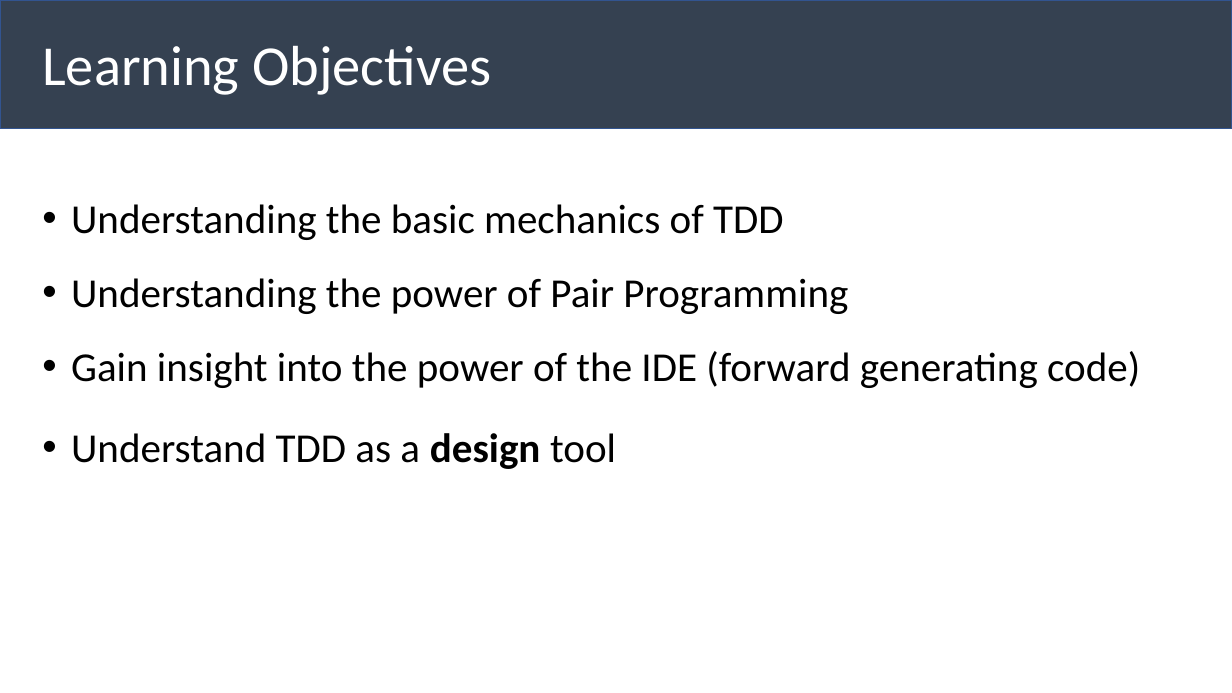
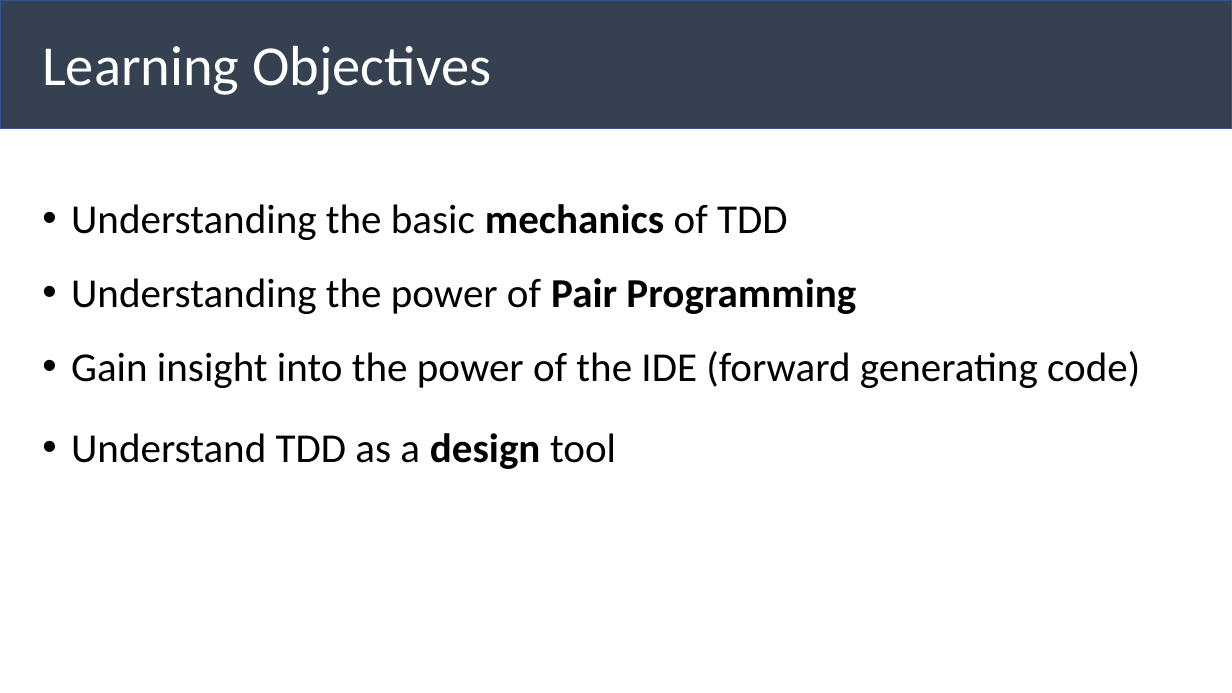
Before and after one commit to xp-dojo/tdd-bank-account-java, a slide deck: slide 2 of slides.pptx. Drawn at 1232x693 pixels with LibreOffice and Linux fonts; fonts in the diff are those of the drawing; background and template pictures are left out. Boxes give left, top, right and bottom in pixels: in the first picture for what was removed or moved away, otherwise in the second. Text is boxed around its words. In the diff, an @@ line names an element or a change of style, - is before the commit and + after.

```diff
--- a/slides.pptx
+++ b/slides.pptx
@@ text at (x1=71, y1=204, x2=856, y2=314): bold on in "mechanics", "Pair Programming" @@
```
Also in this commit, not shown: 3 other slides changed.
